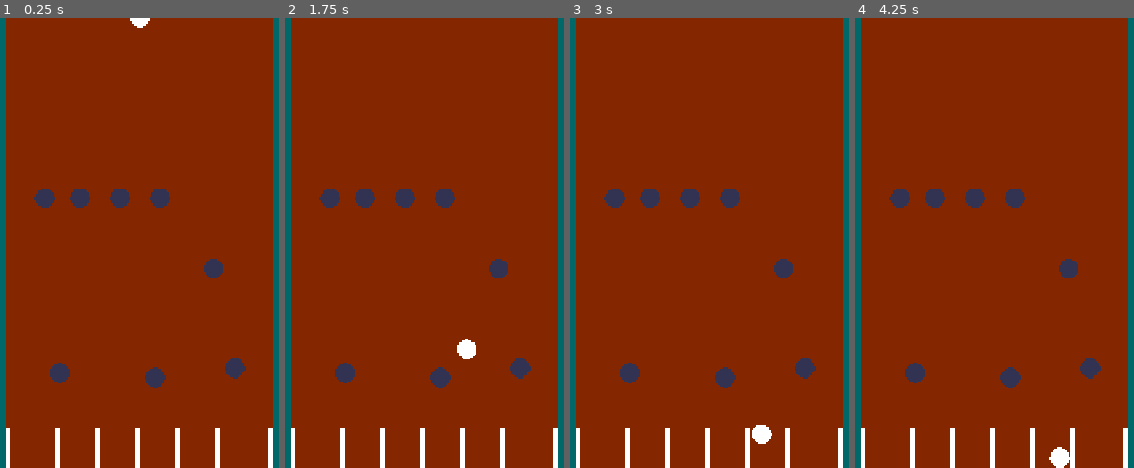
Above: before the commit, frames 1-4 (left to right).
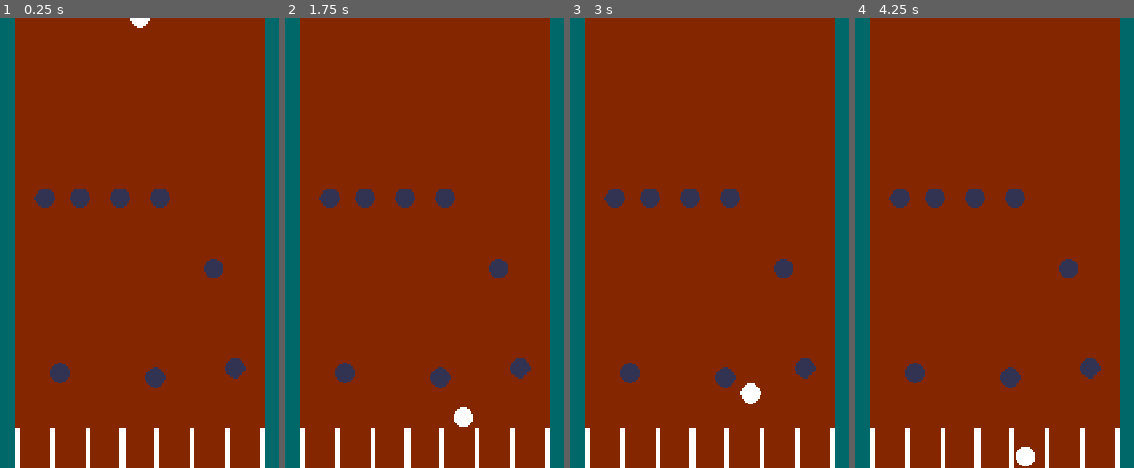
Above: after the commit, the same moments.

Repository: BenjaminVincent/jam-2
Game: Godot game, scene res://scenes/game.tscn
Two runs of this game, one before a commit and one after it. Both use one fixed random seed, a clock stepped at 60 frames per second and the inputs below.
Inputs:
- Up to frame 1 (0.25 s): no input
- Up to frame 2 (1.75 s): tap Enter at 0.5 s; hold Right (ui_right) 0.53-1.28 s; tap Space (LAUNCH) at 0.6, 1.35 s; hold Left (ui_left) from 1.28 s (still down)
- Up to frame 3 (3 s): release Left (ui_left) at 2.03 s; hold Right (ui_right) from 2.03 s (still down); tap Space (LAUNCH) at 2.1, 2.85 s
- Up to frame 4 (4.25 s): release Right (ui_right) at 3.53 s; hold Left (ui_left) from 3.53 s (still down); tap Space (LAUNCH) at 3.6 s

The runs differ from the first frame. In frame 1, 8.2% of the frame differs, in the area x 2-98%, y 0-100%; in frame 2, 8.6%; in frame 3, 8.5%; in frame 4, 8.5%.

Commit message:
centered board

Diff:
--- a/scenes/game.tscn
+++ b/scenes/game.tscn
@@ -15,8 +15,8 @@
 color = Color(6.738305e-07, 0.40701604, 0.40718302, 1)
 
 [node name="BoardBackground" type="ColorRect" parent="." unique_id=1475131142]
-offset_left = 426.0
-offset_right = 852.0
+offset_left = 440.0
+offset_right = 840.0
 offset_bottom = 720.0
 color = Color(0.5186603, 0.1540255, 0, 1)
 
@@ -61,25 +61,25 @@
 position = Vector2(512, 568)
 
 [node name="VerticalCollider" parent="." unique_id=1654998296 instance=ExtResource("5_iywne")]
-position = Vector2(424, 656)
+position = Vector2(440, 656)
 
 [node name="VerticalCollider2" parent="." unique_id=1694301877 instance=ExtResource("5_iywne")]
-position = Vector2(504, 656)
+position = Vector2(552, 656)
 
 [node name="VerticalCollider3" parent="." unique_id=819927749 instance=ExtResource("5_iywne")]
-position = Vector2(504, 656)
+position = Vector2(496, 656)
 
 [node name="VerticalCollider4" parent="." unique_id=318358019 instance=ExtResource("5_iywne")]
-position = Vector2(632, 656)
+position = Vector2(664, 656)
 
 [node name="VerticalCollider5" parent="." unique_id=1916875499 instance=ExtResource("5_iywne")]
-position = Vector2(696, 656)
+position = Vector2(720, 656)
 
 [node name="VerticalCollider6" parent="." unique_id=1968244466 instance=ExtResource("5_iywne")]
-position = Vector2(568, 656)
+position = Vector2(608, 656)
 
 [node name="VerticalCollider7" parent="." unique_id=1234637045 instance=ExtResource("5_iywne")]
-position = Vector2(760, 656)
+position = Vector2(776, 656)
 
 [node name="VerticalCollider8" parent="." unique_id=1027749603 instance=ExtResource("5_iywne")]
-position = Vector2(844, 656)
+position = Vector2(832, 656)
Not shown: 1 places in scenes/game.tscn that only renumber resources
